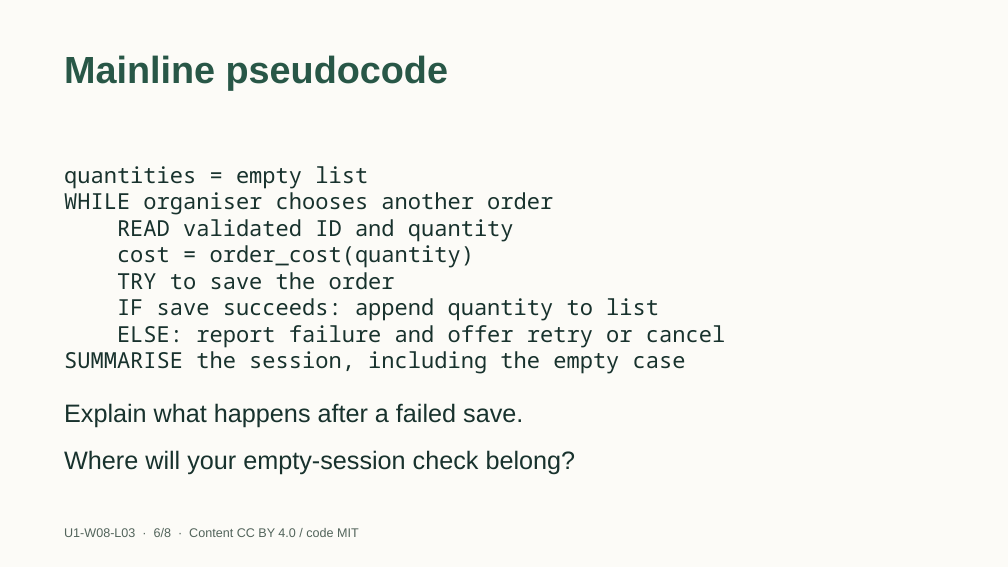
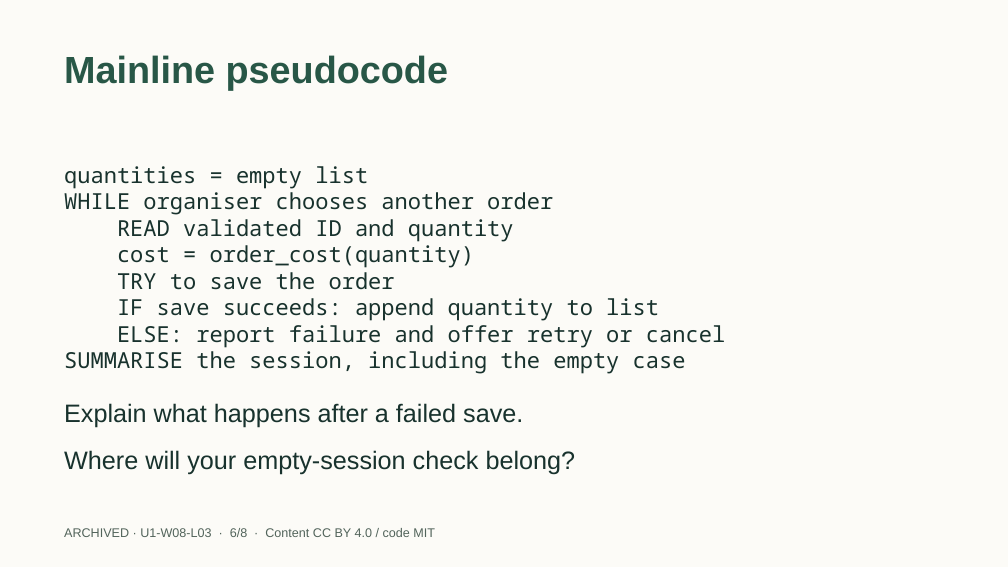
Before and after one commit to EdugenIO/cs-atar-textbook, a slide deck: slide 6 of dist/legacy-projects/slides/u1-w08-l03.pptx. Drawn at 1008x567 pixels with LibreOffice and Linux fonts; fonts in the diff are those of the drawing. Boxes give left, top, right and bottom in pixels: in the first picture for what was removed or moved away, otherwise in the second. Text is boxed around its words. In the diff, an @@ line names an element or a change of style, - is before the commit and + after.

Commit message:
Label retained console PowerPoints as archived (S03)

```diff
--- a/dist/legacy-projects/slides/u1-w08-l03.pptx
+++ b/dist/legacy-projects/slides/u1-w08-l03.pptx
@@ text at (x1=64, y1=528, x2=435, y2=537): text changed @@
-U1-W08-L03 · 6/8 · Content CC BY 4.0 / code MIT
+ARCHIVED · U1-W08-L03 · 6/8 · Content CC BY 4.0 / code MIT
```
Also in this commit, not shown: 7 other slides changed, 16 other files.
